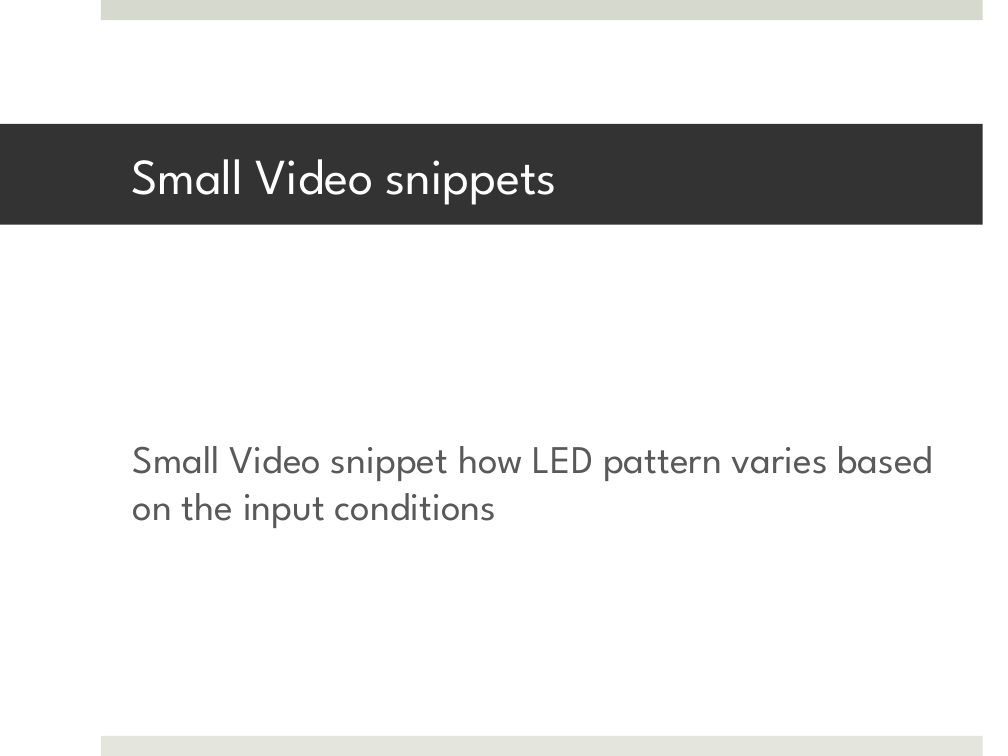
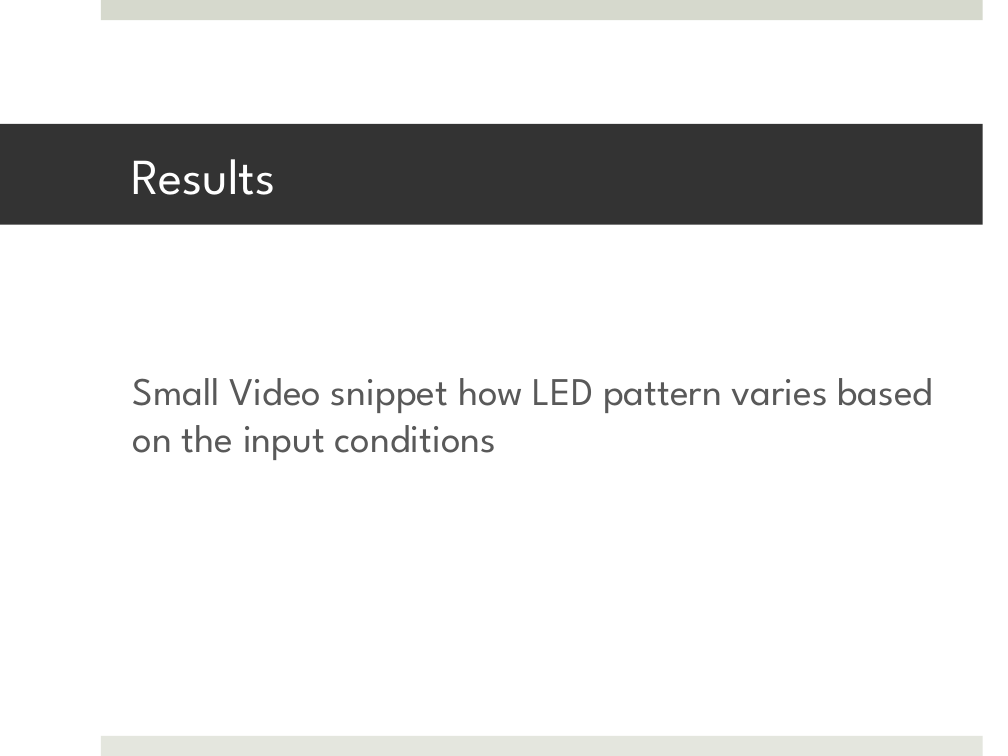
Before and after one commit to sasmita/QuantumLight, a slide deck: slide 9 of QL_Presentation1.pptx. Drawn at 1008x756 pixels with LibreOffice and Linux fonts; fonts in the diff are those of the drawing. Boxes give left, top, right and bottom in pixels: in the first picture for what was removed or moved away, otherwise in the second. Text is boxed around its words. In the diff, an @@ line names an element or a change of style, - is before the commit and + after.

```diff
--- a/QL_Presentation1.pptx
+++ b/QL_Presentation1.pptx
@@ title at [131, 159, 276, 195]: text changed @@
-Small Video snippets
+Results
@@ text "Small Video snippet how LED ...": place and size @@
-text "Small Video snippet how LED ..." at [133, 446, 934, 528]
+text "Small Video snippet how LED ..." at [133, 378, 934, 460]
```
Also in this commit, not shown: 7 other slides changed, 2 slides added, 4 other files.
